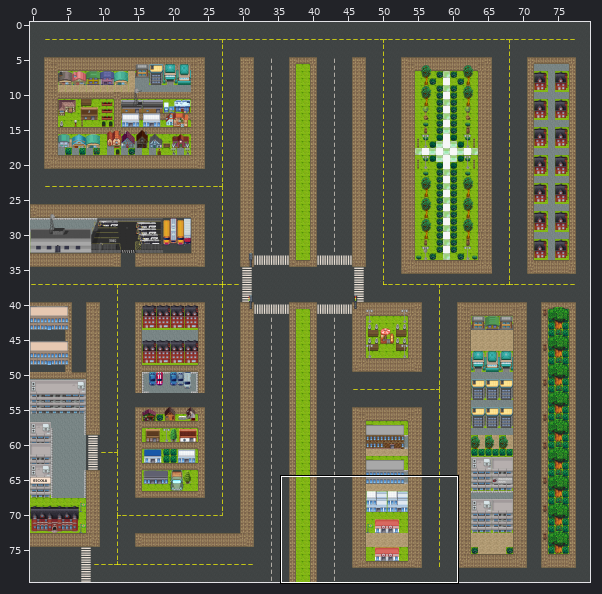
Tiled map -- files/tileset/map.tmx. The first picture is a wide view before the edit; the outline marks the close-up.
Close-up. The starting point:
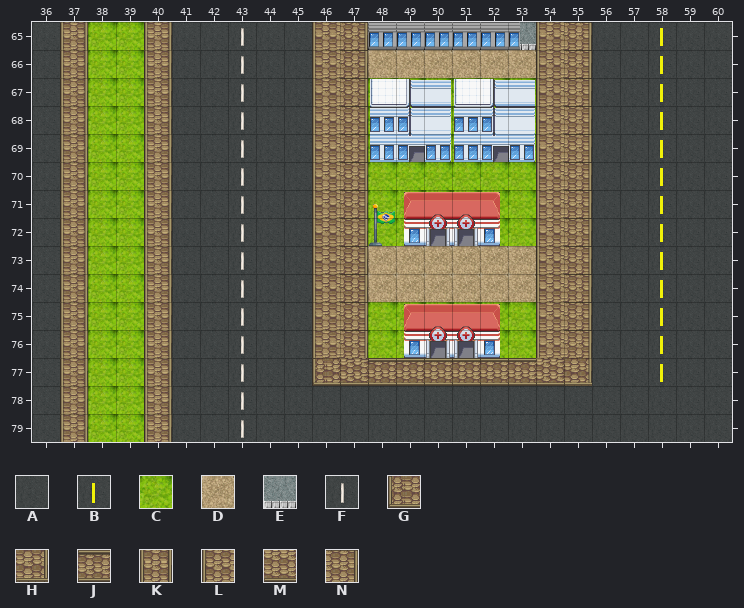
Cells are 32x32 px. Shown: x 36..60, y 65..79. The commit also changed other parts of the map, which this record leaves out. Tiles whose own drawing changed are shown in their newer look in all pictures.
Key: from "tileset": A 1210, B 1214, C 1217, D 1218, E 1574, F 1924, G 2909, H 2910, J 3027, K 3029, L 3030, M 3032, N 3033.
_ is an empty cell, # one hidden under a higher layer.
Layers that did not change in this view are not listed.
Layer "Piso" before, first column x 36:
65 AKCCKAAFAALN#####ELNAABAA
66 AKCCKAAFAALNDDDDDDLNAABAA
67 AKCCKAAFAALNCCCCCCLNAABAA
68 AKCCKAAFAALNCCCCCCLNAABAA
69 AKCCKAAFAALNC#CC#CLNAABAA
70 AKCCKAAFAALNCCCCCCLNAABAA
71 AKCCKAAFAALNCCCCCCLNAABAA
72 AKCCKAAFAALNCCCCCCLNAABAA
73 AKCCKAAFAALNDDDDDDLNAABAA
74 AKCCKAAFAALNDDDDDDLNAABAA
75 AKCCKAAFAALNCCCCCCLNAABAA
76 AKCCKAAFAALNCCCCCCLNAABAA
77 AKCCKAAFAAGMJJJJJJMHAABAA
78 AKCCKAAFAAAAAAAAAAAAAAAAA
79 AKCCKAAFAAAAAAAAAAAAAAAAA
After the commit:
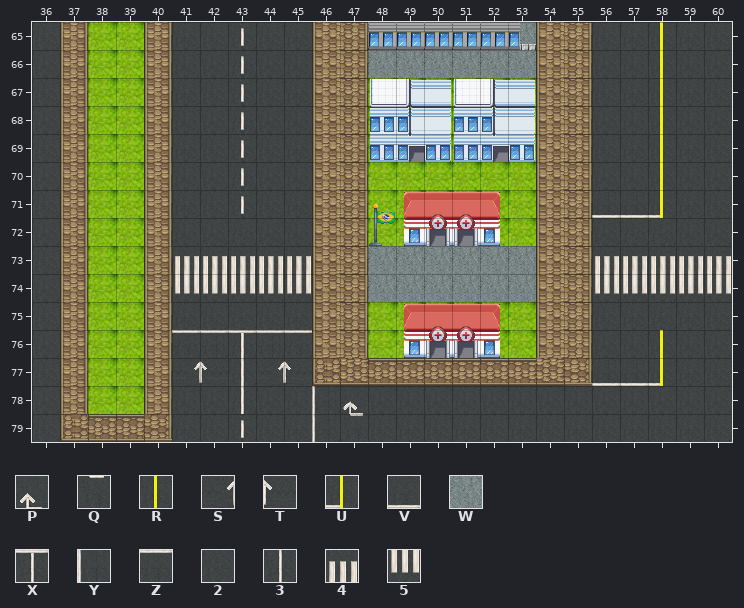
Further tiles: from "tileset": P 1086, Q 1206, R 1212, S 1562, T 1563, U 1568, V 1683, W 1691, X 1801, Y 1802, Z 1803, 2 1920, 3 1922, 4 2046, 5 2166.
Edits made:
Changed rows in their new state; . is an unchanged cell.
Layer "Piso":
first column x 37:
65 .....................R..
66 ...........WWWWWW....R..
67 .....................R..
68 .....................R..
69 .....................R..
70 .....................R..
71 ...................VVU..
72 ......2..............2..
73 ....44444..WWWWWW..44444
74 ....55555..WWWWWW..55555
75 ......2..............2..
76 ....ZZXZZ............R..
77 ....ST3ST..........VVU..
78 ......3..YP.............
79 GJJH.....YQ.............
Pixel boxes of the changes (left, top, right, bottom) in both close-ups:
changed: (592, 22, 732, 386)
changed: (368, 50, 536, 78)
changed: (172, 218, 368, 442)
changed: (368, 246, 536, 302)
changed: (61, 414, 172, 442)
